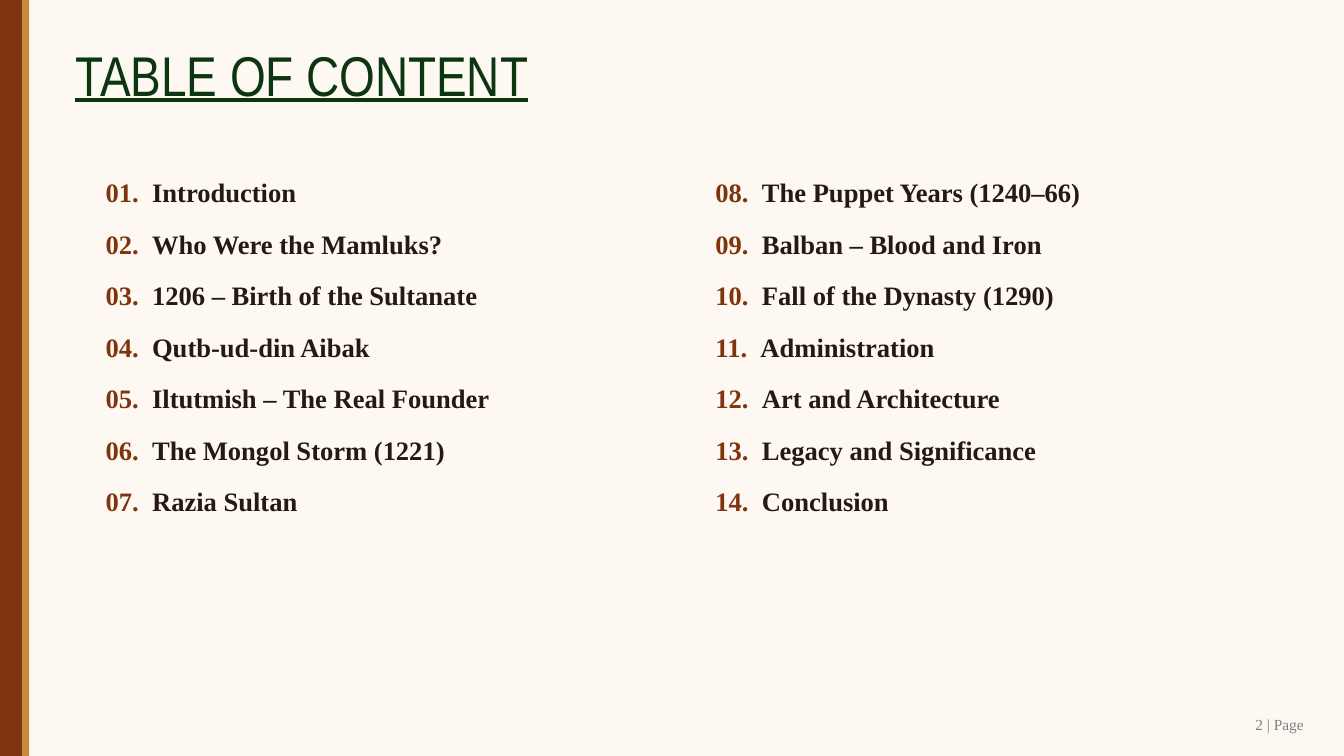
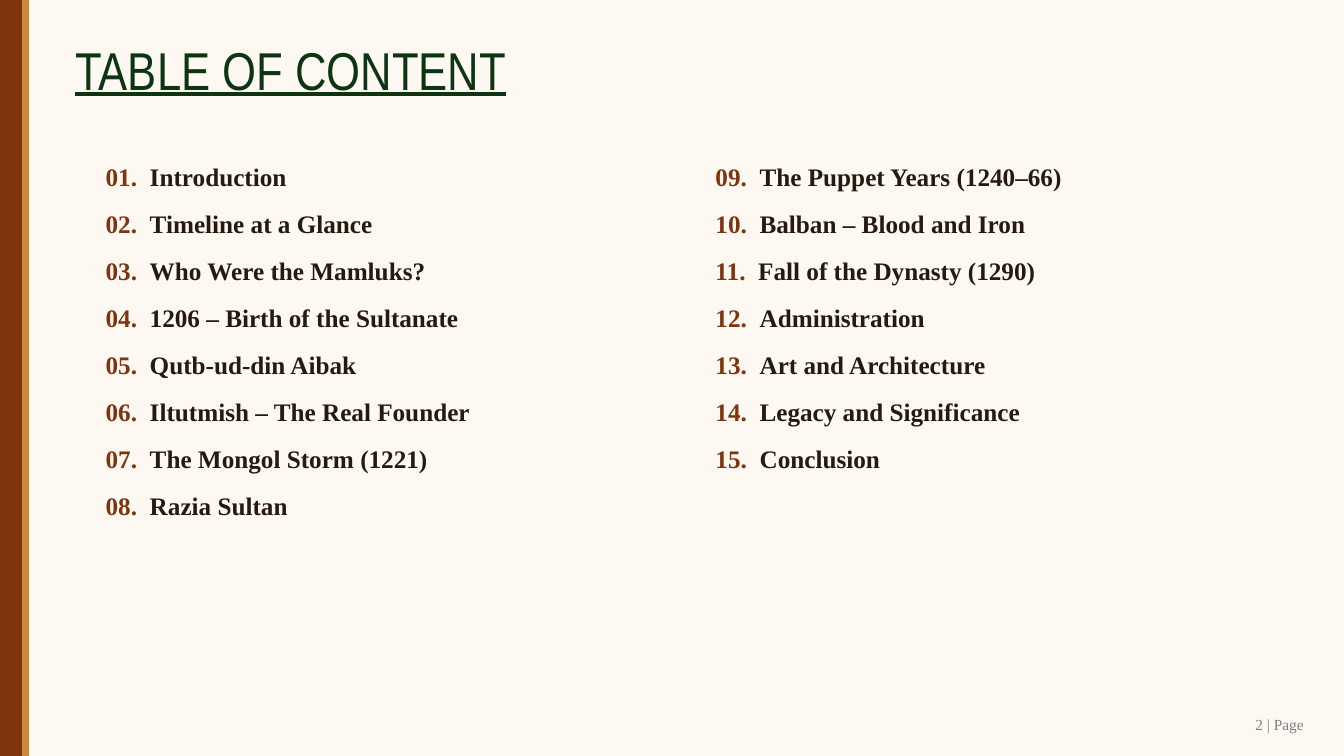
Before and after one commit to SangamSitapuri07/SIH, a slide deck: slide 2 of assignment/Slave_Dynasty_Mamluk_Presentation.pptx. Drawn at 1344x756 pixels with LibreOffice and Linux fonts; fonts in the diff are those of the drawing. Boxes give left, top, right and bottom in pixels: in the first picture for what was removed or moved away, otherwise in the second. Text is boxed around its words. In the diff, an @@ line names an element or a change of style, - is before the commit and + after.

```diff
--- a/assignment/Slave_Dynasty_Mamluk_Presentation.pptx
+++ b/assignment/Slave_Dynasty_Mamluk_Presentation.pptx
@@ text "TABLE OF CONTENT" at <box>75,53,506,96</box>: size 40 to 38 pt @@
@@ text "01. Introduction": place and size @@
-text "01. Introduction" at <box>106,183,489,512</box>
+text "01. Introduction" at <box>106,168,469,516</box>
@@ text at <box>106,168,287,187</box>: size 19 to 18 pt in "01. Introduction"; less space between paragraphs @@
@@ text at <box>715,168,1062,469</box>: text changed; size 19 to 18 pt @@
-08. The Puppet Years (1240–66)
-09. Balban – Blood and Iron
-10. Fall of the Dynasty (1290)
-11. Administration
-12. Art and Architecture
-13. Legacy and Significance
-14. Conclusion
+09. The Puppet Years (1240–66)
+10. Balban – Blood and Iron
+11. Fall of the Dynasty (1290)
+12. Administration
+13. Art and Architecture
+14. Legacy and Significance
+15. Conclusion
@@ text at <box>106,215,469,516</box>: text changed; size 19 to 18 pt @@
-02. Who Were the Mamluks?
-03. 1206 – Birth of the Sultanate
-04. Qutb-ud-din Aibak
-05. Iltutmish – The Real Founder
-06. The Mongol Storm (1221)
-07. Razia Sultan
+02. Timeline at a Glance
+03. Who Were the Mamluks?
+04. 1206 – Birth of the Sultanate
+05. Qutb-ud-din Aibak
+06. Iltutmish – The Real Founder
+07. The Mongol Storm (1221)
+08. Razia Sultan
```
Also in this commit, not shown: 15 other slides changed, 1 slide added, 8 other files.
